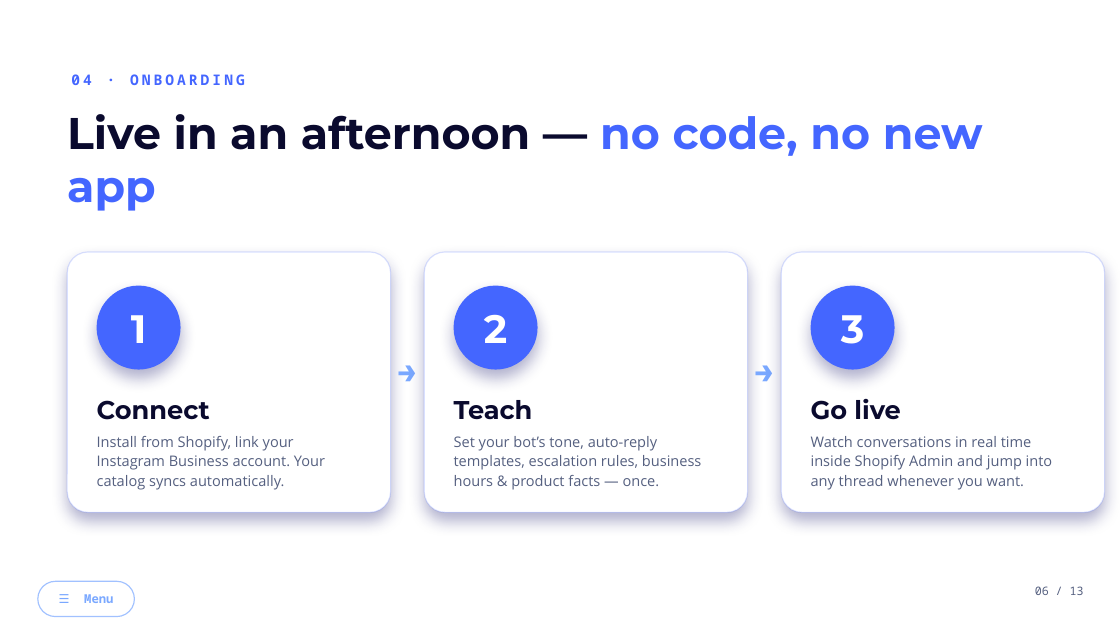
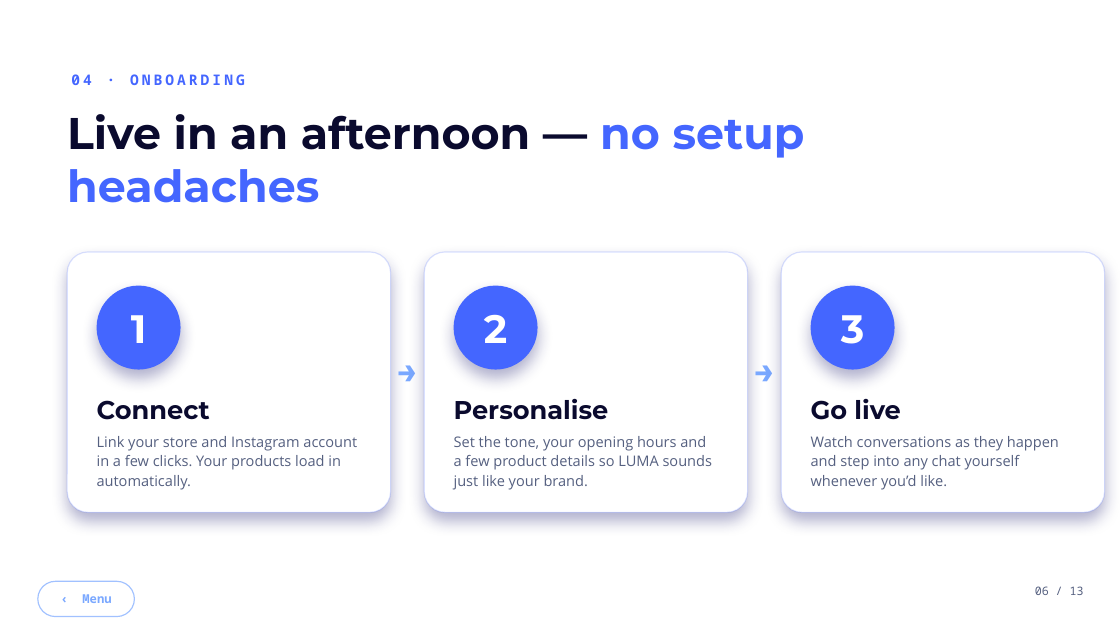
Before and after one commit to tonyhani01/luma-landing, a slide deck: slide 6 of proposal/LUMA_Business_Proposal.pptx. Drawn at 1120x630 pixels with LibreOffice and Linux fonts; fonts in the diff are those of the drawing; background and template pictures are left out. Boxes give left, top, right and bottom in pixels: in the first picture for what was removed or moved away, otherwise in the second. Text is boxed around its words. In the diff, an @@ line names an element or a change of style, - is before the commit and + after.

```diff
--- a/proposal/LUMA_Business_Proposal.pptx
+++ b/proposal/LUMA_Business_Proposal.pptx
@@ text at <box>67,114,805,203</box>: text changed @@
-Live in an afternoon — no code, no new app
+Live in an afternoon — no setup headaches
@@ text at <box>454,399,712,490</box>: text changed @@
-Teach
-Set your bot’s tone, auto-reply templates, escalation rules, business hours & product facts — once.
+Personalise
+Set the tone, your opening hours and a few product details so LUMA sounds just like your brand.
@@ text at <box>97,436,357,490</box>: text changed @@
-Install from Shopify, link your Instagram Business account. Your catalog syncs automatically.
+Link your store and Instagram account in a few clicks. Your products load in automatically.
@@ text at <box>811,436,1059,490</box>: text changed @@
-Watch conversations in real time inside Shopify Admin and jump into any thread whenever you want.
+Watch conversations as they happen and step into any chat yourself whenever you’d like.
@@ text in rounded rectangle at <box>82,594,111,603</box>: text changed @@
-☰ Menu
+‹ Menu
```
Also in this commit, not shown: 7 other slides changed, 2 slides added, 2 slides removed, 6 other files.
